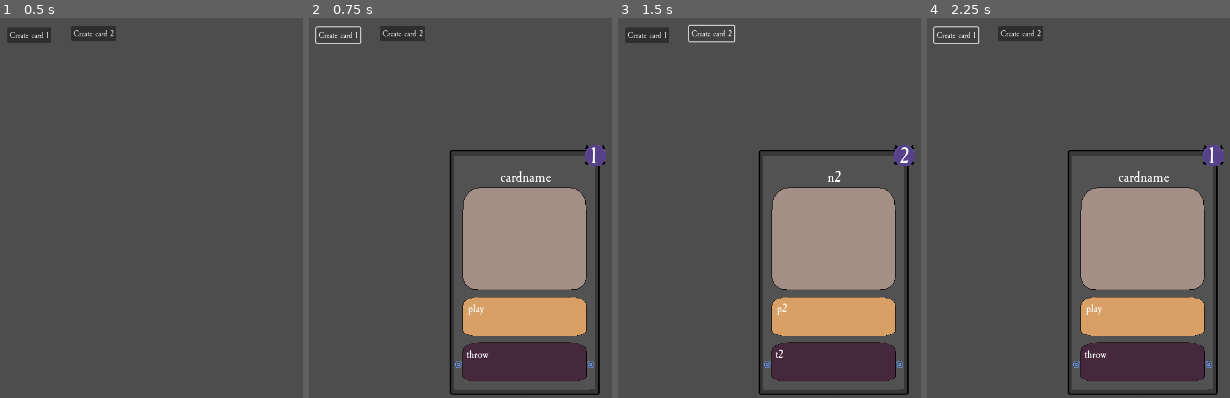
Above: before the commit, frames 1-4 (left to right).
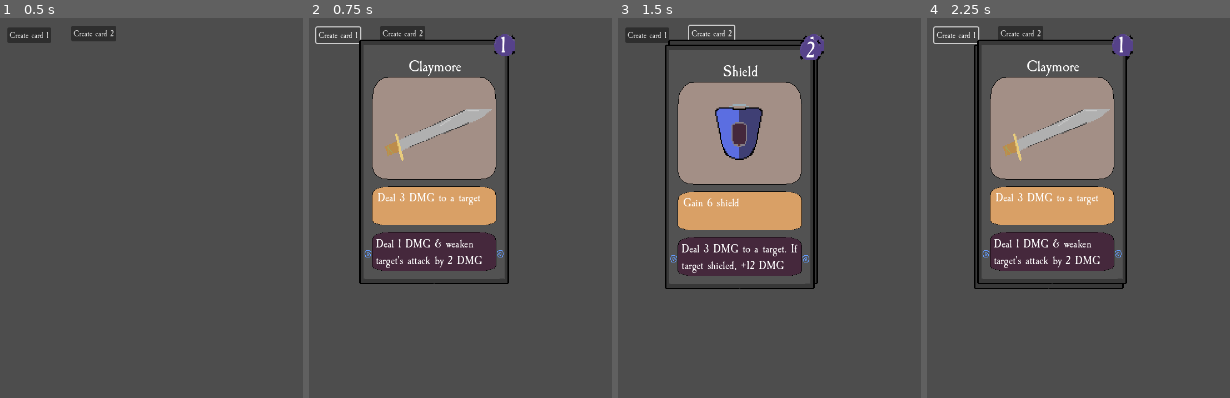
Above: after the commit, the same moments.

Repository: n0x1/Cardtrick
Game: Godot game, scene res://scenes/deck_hand.tscn
Same seed, same stepped clock (60 frames per second), same inputs: the game is played once before the commit and once after it.
Inputs:
- Up to frame 1 (0.5 s): no input
- Up to frame 2 (0.75 s): click "Create card 1" at 0.5 s
- Up to frame 3 (1.5 s): click "Create card 2" at 1.25 s
- Up to frame 4 (2.25 s): click "Create card 1" at 2 s

Frame 1 is identical in both runs. In frame 2, 39% of the frame differs, in the area x 16-99%, y 4-100%; in frame 3, 40%, in the area x 15-99%, y 4-100%; in frame 4, 40%.

Commit message:
hand alignment

Diff:
--- a/scenes/Card.tscn
+++ b/scenes/Card.tscn
@@ -31,8 +31,7 @@
 offset_bottom = 28.0
 theme_override_fonts/font = ExtResource("3_r0xo3")
 theme_override_font_sizes/font_size = 40
-text = "2
-"
+text = "3"
 metadata/_edit_use_anchors_ = true
 
 [node name="CardName" type="Node2D" parent="."]
@@ -44,7 +43,7 @@
 offset_bottom = -153.0
 theme_override_fonts/font = ExtResource("3_r0xo3")
 theme_override_font_sizes/font_size = 30
-text = "Claymore"
+text = "I am a new card name!"
 horizontal_alignment = 1
 vertical_alignment = 2
 autowrap_mode = 1
@@ -56,7 +55,7 @@
 offset_bottom = 120.0
 theme_override_fonts/font = ExtResource("3_r0xo3")
 theme_override_font_sizes/font_size = 22
-text = "Deal 3 DMG to a target. If target shieled, +12 DMG."
+text = "Newdesc"
 autowrap_mode = 2
 
 [node name="ThrowDescription" type="Label" parent="."]
@@ -65,7 +64,7 @@
 offset_right = 110.0
 offset_bottom = 191.0
 theme_override_font_sizes/font_size = 22
-text = "Weaken single target's attack by 3 DMG"
+text = "newdesc"
 autowrap_mode = 2
 
 [node name="CardImage" type="Node2D" parent="."]
--- a/scenes/cards/claymore.tscn
+++ b/scenes/cards/claymore.tscn
@@ -6,14 +6,14 @@
 [node name="Claymore" type="Node2D"]
 
 [node name="Card" parent="." node_paths=PackedStringArray("CardImage") instance=ExtResource("1_nk760")]
-position = Vector2(521, 199)
-CardName = "TESTClaymore"
+position = Vector2(10.7501, 54.4375)
+CardName = "Claymore"
 PlayDescription = "Deal 3 DMG to a target"
-ThrowDescription = "Weaken target's attack DMG by 3"
+ThrowDescription = "Deal 1 DMG & weaken target's attack by 2 DMG"
 CardCost = 1
 CardImage = NodePath("../CardImage")
 
 [node name="CardImage" type="Sprite2D" parent="."]
-position = Vector2(532, 159)
+position = Vector2(21.75, 14.4375)
 scale = Vector2(1.5275, 1.98875)
 texture = ExtResource("2_nfp3l")
--- a/scenes/cards/shield.tscn
+++ b/scenes/cards/shield.tscn
@@ -6,12 +6,13 @@
 [node name="Shield" type="Node2D"]
 
 [node name="Card" parent="." instance=ExtResource("1_s8gng")]
+position = Vector2(4.74976, 63)
 CardName = "Shield"
-PlayDescription = "Gain 5 shield"
+PlayDescription = "Gain 6 shield"
 ThrowDescription = "Deal 3 DMG to a target. If target shieled, +12 DMG"
 CardCost = 2
 
 [node name="CardImage" type="Sprite2D" parent="."]
-position = Vector2(173, 188)
+position = Vector2(3.74976, -2)
 scale = Vector2(2.02734, 2.65625)
 texture = ExtResource("2_i111m")
--- /dev/null
+++ b/scenes/hand.tscn
@@ -0,0 +1,20 @@
+[gd_scene load_steps=4 format=3 uid="uid://bnjvy5dftqqlh"]
+
+[ext_resource type="Script" path="res://scripts/Hand.gd" id="1_pqryc"]
+[ext_resource type="PackedScene" uid="uid://cy3ekvhyb2xuh" path="res://scenes/cards/claymore.tscn" id="2_02huh"]
+
+[sub_resource type="CircleShape2D" id="CircleShape2D_8jjgy"]
+radius = 1000.0
+
+[node name="Hand" type="Node2D"]
+script = ExtResource("1_pqryc")
+hand_radius = 1000
+card_angle = -43.0
+
+[node name="DebugShape" type="CollisionShape2D" parent="."]
+shape = SubResource("CircleShape2D_8jjgy")
+
+[node name="test_card" parent="." instance=ExtResource("2_02huh")]
+visible = false
+position = Vector2(731.354, -681.998)
+rotation = 0.820305
--- a/scripts/Card.gd
+++ b/scripts/Card.gd
@@ -1,3 +1,4 @@
+@tool
 class_name Card extends Node2D
 
 @export var CardName: String = "CardName"
@@ -13,7 +14,7 @@
 
 func _ready():
 	set_card_values(CardCost, CardName, PlayDescription, ThrowDescription)
-	visible = false
+
 
 func set_card_values(_cost: int, _name: String, _play_desc: String, _throw_desc: String):
 	CardCost = _cost
@@ -21,12 +22,26 @@
 	PlayDescription = _play_desc
 	ThrowDescription = _throw_desc
 
-	CostLabel.set_text(str(_cost))
-	NameLabel.set_text(_name)
-	PlayDescLabel.set_text(_play_desc)
-	ThrowDescLabel.set_text(_throw_desc)
+	_update_graphics()
+
+
+func _update_graphics():
+
+	if CostLabel.get_text() != str(CardCost):
+		CostLabel.set_text(str(CardCost))
+	if NameLabel.get_text() != CardName:
+		NameLabel.set_text(CardName)
+	if PlayDescLabel.get_text() != PlayDescription:
+		PlayDescLabel.set_text(PlayDescription)
+	if ThrowDescLabel.get_text() != ThrowDescription:
+		ThrowDescLabel.set_text(ThrowDescription)
+
+
+# deck: fan cards in arc of a circle, change angle of others when a card is hovered.
+# hovered card grows and then use sin and cos to get position of other cards
+
 
 
 # Called every frame. 'delta' is the elapsed time since the previous frame.
 func _process(delta):
-	pass
+	_update_graphics()
--- /dev/null
+++ b/scripts/Hand.gd
@@ -0,0 +1,46 @@
+@tool
+class_name Hand extends Node2D
+
+@export var hand_radius: int = 100
+@export var card_angle: float = -90
+
+
+@onready var test_card = $test_card #test
+@onready var collision_shape: CollisionShape2D = $DebugShape
+
+var hand: Array = []
+
+
+func add_card(card: Node2D):
+	hand.push_back(card)
+
+func reposition_cards():
+	for card in hand :
+		pass
+
+
+
+func get_card_position(angle_in_deg: float) -> Vector2:
+	var x: float = hand_radius * cos(deg_to_rad(angle_in_deg))
+	var y: float = hand_radius * sin(deg_to_rad(angle_in_deg))
+
+	return Vector2(x, y)
+
+func _card_transform_update(card: Node2D, angle_in_drag: float):
+	pass
+
+
+# Called when the node enters the scene tree for the first time.
+func _ready():
+	pass # Replace with function body.
+
+
+# Called every frame. 'delta' is the elapsed time since the previous frame.
+func _process(delta):
+	collision_shape = $DebugShape
+	# tool logic
+	if (collision_shape.shape as CircleShape2D).radius != hand_radius:
+		(collision_shape.shape as CircleShape2D).set_radius(hand_radius)
+
+	test_card.set_position(get_card_position(card_angle))
+	test_card.set_rotation(deg_to_rad(card_angle + 90))
--- a/scripts/deck_hand.gd
+++ b/scripts/deck_hand.gd
@@ -1,8 +1,9 @@
 extends Node2D
 
-@onready var CardScene: PackedScene = preload("res://scenes/Card.tscn")
 
 @onready var SpawnPoint = $CanvasLayer/Spawn
+@onready var claymore_card_scene: PackedScene = preload("res://scenes/cards/claymore.tscn")
+@onready var shield_card_scene: PackedScene = preload("res://scenes/cards/shield.tscn")
 
 # Called when the node enters the scene tree for the first time.
 func _ready():
@@ -15,14 +16,11 @@
 
 
 func _on_button_pressed():
-	var card: Card = CardScene.instantiate()
-	SpawnPoint.add_child(card)
-	card.set_card_values(1, "cardname", "play", "throw")
-	card.visible = true
+	var claymore_card = claymore_card_scene.instantiate()
+	SpawnPoint.add_child(claymore_card)
+
 
 
 func _on_button_2_pressed():
-	var card: Card = CardScene.instantiate()
-	SpawnPoint.add_child(card)
-	card.set_card_values(2, "n2", "p2", "t2")
-	card.visible = true
+	var shield_card = shield_card_scene.instantiate()
+	SpawnPoint.add_child(shield_card)
